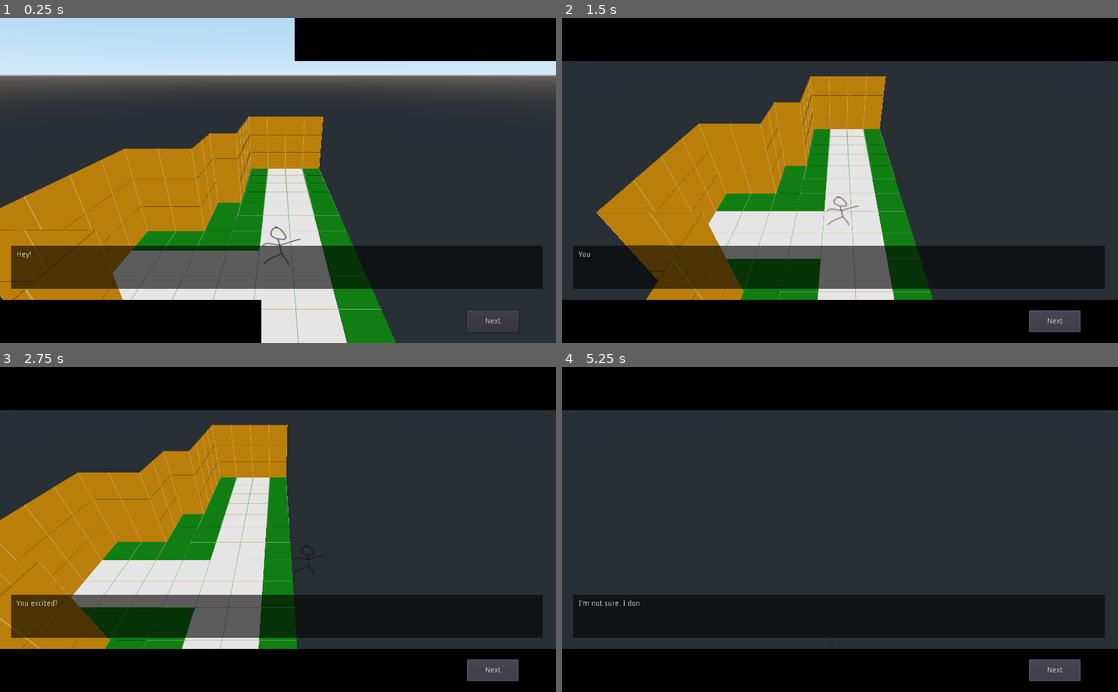
Above: before the commit, frames 1-4 (two rows, left to right).
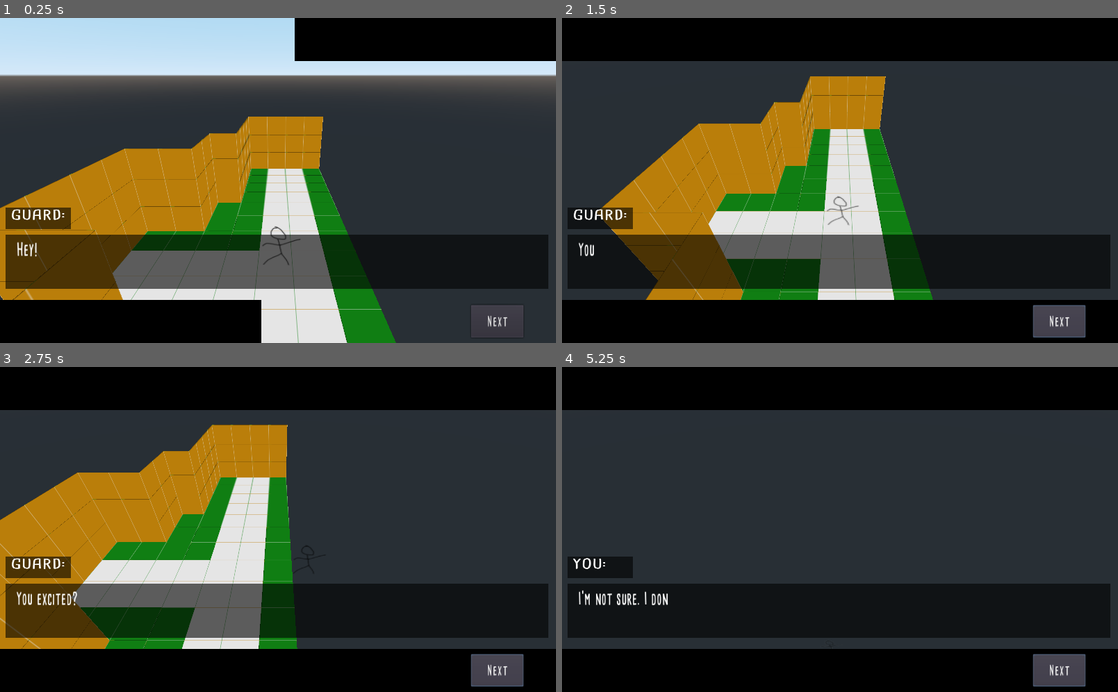
Above: after the commit, the same moments.

Repository: JeffKazuk/Ludum45
Game: Godot game, scene res://Town.tscn
The game is run twice, just before and just after one commit, with the same random seed, the same clock (stepped at 60 frames per second) and the same inputs.
Inputs:
- Up to frame 1 (0.25 s): no input
- Up to frame 2 (1.5 s): click "Next" at 0.5 s; click "Next" at 1.25 s
- Up to frame 3 (2.75 s): hold D (strafe_right) from 2.03 s (still down)
- Up to frame 4 (5.25 s): release D (strafe_right) at 2.78 s; hold S (move_back) 2.78-3.53 s; hold D (strafe_right) 3.53-4.28 s; tap Enter at 4.25 s; hold W (move_forward) 4.28-5.03 s; hold A (strafe_left) from 5.03 s (still down)

The runs differ from the first frame. In frame 1, 4.6% of the frame differs, in the area x 1-99%, y 58-99%; in frame 2, 5.0%; in frame 3, 5.1%; in frame 4, 5.2%.

Commit message:
added names to dialogue + chef dialogue
sdsd

Diff:
--- a/Dialogue.tscn
+++ b/Dialogue.tscn
@@ -1,7 +1,28 @@
-[gd_scene load_steps=3 format=2]
+[gd_scene load_steps=7 format=2]
 
 [ext_resource path="res://Dialogue.gd" type="Script" id=1]
-[ext_resource path="res://text.gd" type="Script" id=2]
+[ext_resource path="res://fonts/CardenioModern-Bold.otf" type="DynamicFontData" id=2]
+[ext_resource path="res://text.gd" type="Script" id=3]
+
+[sub_resource type="DynamicFont" id=1]
+size = 25
+use_mipmaps = true
+use_filter = true
+extra_spacing_char = 1
+font_data = ExtResource( 2 )
+
+[sub_resource type="DynamicFont" id=2]
+size = 20
+use_mipmaps = true
+use_filter = true
+extra_spacing_char = 2
+font_data = ExtResource( 2 )
+
+[sub_resource type="DynamicFont" id=3]
+size = 55
+use_mipmaps = true
+use_filter = true
+font_data = ExtResource( 2 )
 
 [node name="Control" type="Control"]
 anchor_right = 1.0
@@ -20,18 +41,20 @@
 polygon = PoolVector2Array( 0, 0, 1030, 0, 1030, 80, 0, 80 )
 
 [node name="box" type="Polygon2D" parent="."]
-position = Vector2( 20, 420 )
-scale = Vector2( 0.951456, 1 )
+position = Vector2( 10, 400 )
+scale = Vector2( 0.970874, 1.25 )
 color = Color( 0, 0, 0, 0.596078 )
 polygon = PoolVector2Array( 0, 0, 1030, 0, 1030, 80, 0, 80 )
 
 [node name="text" type="RichTextLabel" parent="box"]
-margin_left = 11.0
-margin_top = 10.0
-margin_right = 1020.0
-margin_bottom = 70.0
+margin_left = 21.0
+margin_top = 8.0
+margin_right = 1010.0
+margin_bottom = 72.0
+custom_fonts/normal_font = SubResource( 1 )
 bbcode_enabled = true
-script = ExtResource( 2 )
+scroll_active = false
+script = ExtResource( 3 )
 
 [node name="TextTimer" type="Timer" parent="box"]
 wait_time = 0.05
@@ -43,10 +66,27 @@
 autostart = true
 
 [node name="Button" type="Button" parent="box"]
-margin_left = 882.857
-margin_top = 120.0
-margin_right = 982.857
-margin_bottom = 160.0
+margin_left = 883.0
+margin_top = 104.0
+margin_right = 983.0
+margin_bottom = 152.0
+custom_fonts/font = SubResource( 2 )
+
+[node name="nameBox" type="Polygon2D" parent="."]
+position = Vector2( 10, 350 )
+scale = Vector2( 0.705882, 0.444444 )
+color = Color( 0, 0, 0, 0.596078 )
+polygon = PoolVector2Array( 0, 0, 0, 90, 170, 90, 170, 48.3969, 170, 0, 72.8571, 0 )
+
+[node name="name" type="RichTextLabel" parent="nameBox"]
+margin_left = 14.0
+margin_right = 170.0
+margin_bottom = 90.0
+custom_fonts/normal_font = SubResource( 3 )
+bbcode_enabled = true
+bbcode_text = "chef"
+text = "chef"
+scroll_active = false
 [connection signal="timeout" from="box/TextTimer" to="box/text" method="_on_TextTimer_timeout"]
 [connection signal="timeout" from="box/cineTimer" to="box/text" method="_on_cineTimer_timeout"]
 [connection signal="pressed" from="box/Button" to="box/text" method="_on_Button_pressed"]
--- /dev/null
+++ b/dialogue/chef1.json
@@ -0,0 +1,39 @@
+{
+    "say":[
+        {
+            "name":"CHEF:",
+            "says":"You've got a lot of nerve showing yourself in FLAVOURVILLE!!!!"
+        },
+        {
+            "name":"YOU:",
+            "says":"I'm sorry Chef. I'm just looking for Kate. Do you know where she went?"
+        },
+        {
+            "name":"CHEF:",
+            "says":"You think I'M going to help YOU? HA! You STOLE my precious burger recipe and sold it to BurgerTown!"
+        },
+        {
+            "name":"YOU:",
+            "says":"I know and I'm sorry. Is there anything I can do to make it up to you?"
+        },
+        {
+            "name":"CHEF:",
+            "says":"NO!"
+        },
+        {
+            "name":"CHEF:",
+            "says":"Wait. YES!"
+        },
+        {
+            "name":"CHEF:",
+            "says":"WAIT NO!!"
+        },
+        {
+            "name":"CHEF:",
+            "says":"..."
+        },
+        {
+            "name":"CHEF:",
+            "says":"Fine. if you can prove your cooking skills to me, then I'll tell you what I know about Kate. BUT FIRST! The ultimate test! THE CHEF'S FAMOUS BURGER RECIPE! The NOT BurgerTown Burger!"
+        }]
+}
--- /dev/null
+++ b/dialogue/chef2.json
@@ -0,0 +1,19 @@
+{
+    "say":[
+        {
+            "name":"CHEF:",
+            "says":"Wow, you did it! Just like I used to make before BurgerTown sued me. You've won my affection and trust."
+        },
+        {
+            "name":"YOU:",
+            "says":"Thank you Chef."
+        },
+        {
+            "name":"CHEF:",
+            "says":"When Kate moved out of town, I am positive she moved somewhere near a beach! It was her dream to do so. That is ALL I KNOW!!"
+        },
+        {
+            "name":"YOU:",
+            "says":"Okay. thanks Chef."
+        }]
+}
--- a/dialogue/guard.json
+++ b/dialogue/guard.json
@@ -1,15 +1,15 @@
 {
     "say":[
         {
-            "name":"GUARD",
+            "name":"GUARD:",
             "says":"Hey! you're finally awake! So today's the day huh?"
         },
         {
-            "name":"YOU",
+            "name":"YOU:",
             "says":"I guess it is."
         },
         {
-            "name":"GUARD",
+            "name":"GUARD:",
             "says":"You excited?"
         },
         {
--- a/text.gd
+++ b/text.gd
@@ -4,6 +4,7 @@
 onready var bottom = get_parent().get_parent().get_node("Btm")
 onready var cineTimer = get_parent().get_node("cineTimer")
 onready var button = get_parent().get_node("Button")
+onready var nameBox = get_parent().get_parent().get_node("nameBox/name")
 var json_result = {}
 var dialogues = 0;
 var filepath = ""
@@ -20,7 +21,7 @@
 	print(json_result)
 	set_bbcode(json_result["say"][dialogues]["says"])
 	set_visible_characters(0)
-
+	nameBox.set_bbcode(json_result["say"][dialogues]["name"])
 
 
 func _physics_process(delta):
@@ -38,6 +39,7 @@
 
 	if (dialogues<=json_result["say"].size()-1):
 		set_bbcode(json_result["say"][dialogues]["says"])
+		nameBox.set_bbcode(json_result["say"][dialogues]["name"])
 		set_visible_characters(0)
 	if(dialogues==json_result["say"].size()-1):
 		button.set_text("Continue")
Binary file added: fonts/CardenioModern-Bold.otf
Binary file added: fonts/CardenioModern-Regular.otf
Binary file added: fonts/TrashHand.TTF
